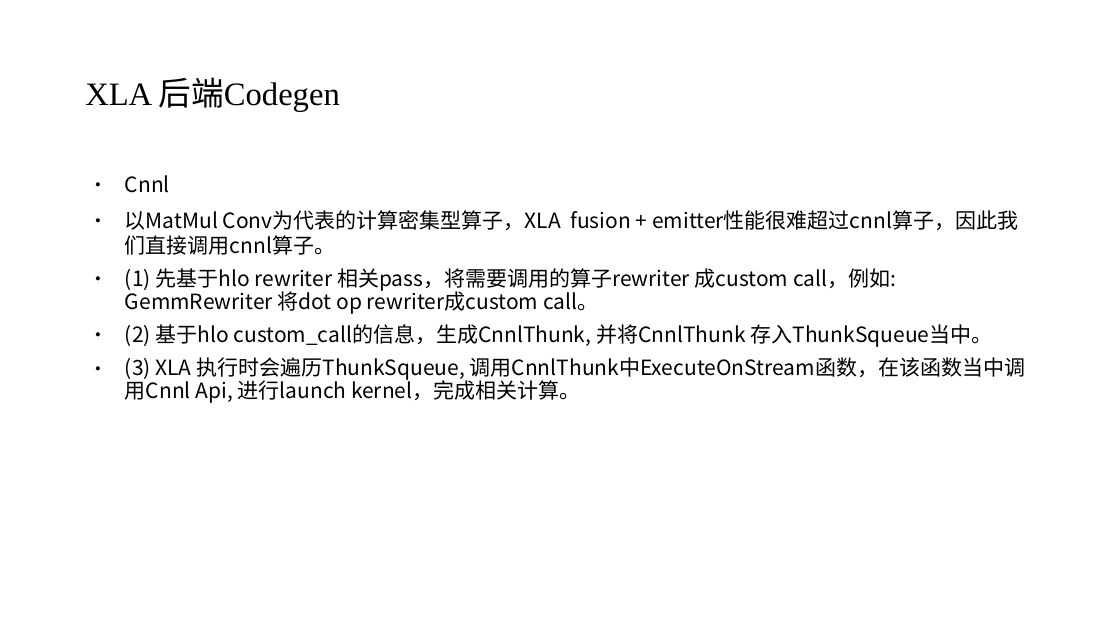
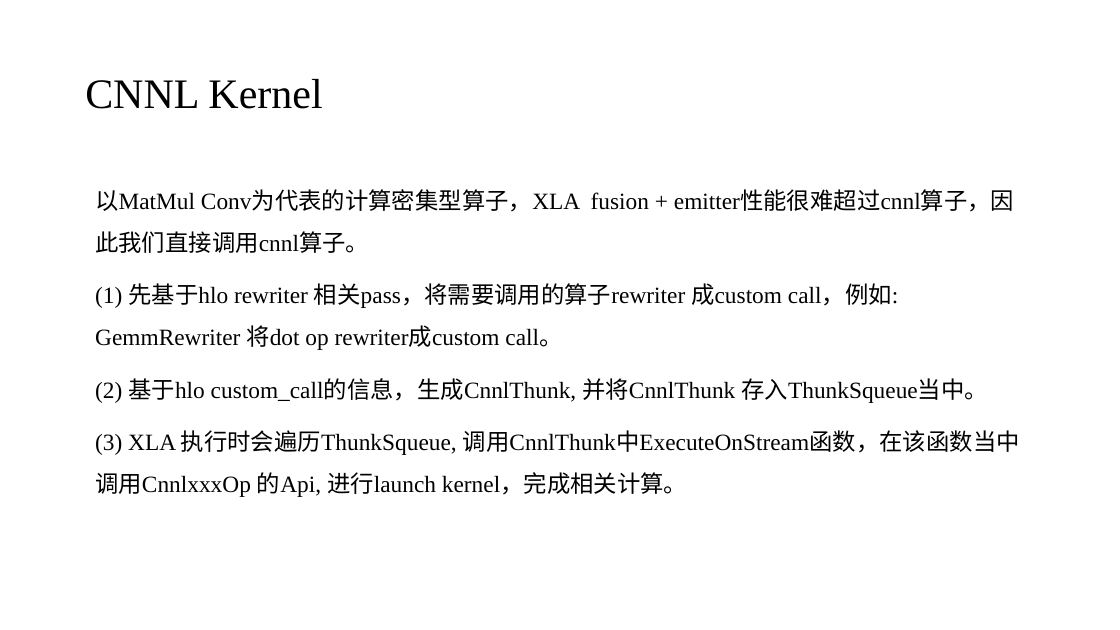
Before and after one commit to EchoWangHF/Blogs, a slide deck: slide 27 of xla/xla简介.pptx (slide 21 before the commit). Drawn at 1120x630 pixels with LibreOffice and Linux fonts; fonts in the diff are those of the drawing. Boxes give left, top, right and bottom in pixels: in the first picture for what was removed or moved away, otherwise in the second. Text is boxed around its words. In the diff, an @@ line names an element or a change of style, - is before the commit and + after.

```diff
--- a/xla/xla简介.pptx
+++ b/xla/xla简介.pptx
@@ text at (85, 79, 322, 109): text changed; size 28 to 36 pt @@
-XLA 后端Codegen
+CNNL Kernel
@@ text at (125, 175, 170, 193): paragraph removed @@
-● Cnnl
@@ text at (95, 190, 1014, 403): size 18 to 20 pt, font Noto Sans CJK SC to Times New Roman in "以MatMul Conv为代表的计算密集型算子，XLA fusion + emitter性能很难超过cnnl算子，因此我 ...", "(1) 先基于hlo rewriter 相关pass，将需要调用的算子rewriter 成custom call，例如: ...", "(2) 基于hlo custom_call的信息，生成CnnlThunk, 并将CnnlThunk 存入ThunkSqu ..."; bullet ● to none; line spacing 1 to 1.5; line spacing 0.9 to 1.5 @@
@@ text at (95, 430, 1020, 497): text changed; size 18 to 20 pt; font Noto Sans CJK SC to Times New Roman @@
-● (3) XLA 执行时会遍历ThunkSqueue, 调用CnnlThunk中ExecuteOnStream函数，在该函数当中调用Cnnl Api, 进行launch kernel，完成相关计算。
+(3) XLA 执行时会遍历ThunkSqueue, 调用CnnlThunk中ExecuteOnStream函数，在该函数当中调用CnnlxxxOp 的Api, 进行launch kernel，完成相关计算。
```
Also in this commit, not shown: 25 other slides changed, 7 slides added, 2 slides removed.
